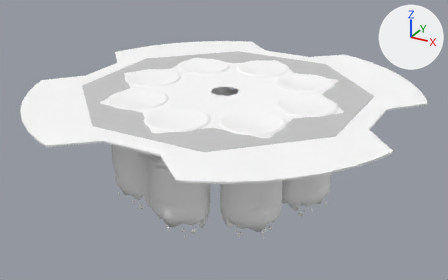
The FBX model Assets/Scene/Map01/bossfloor_obj_01.FBX, before and after one commit.
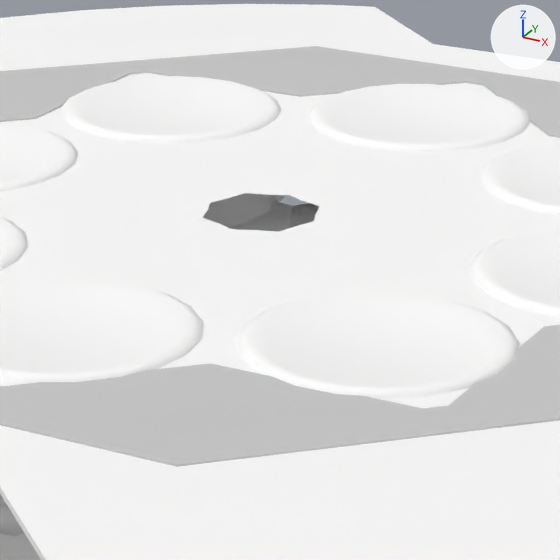
Old and new are each drawn whole from a 50 mm camera at (29.4, -53.6, 21.3) aimed at (-0.1, 0.1, -5.6) and again close up on the part from 36% to 66% of the width and 14% to 62% of the height. Every picture has the same lights, and +X, +Y and +Z are marked at upper right. Where no turn or scale is listed for an object, it has been applied to the vertices.

In view in the first close-up: 'Cylinder001', 'Cylinder009', 'bossfloor_obj', 'bossfloor_obj001', 'bossfloor_obj002', 'bossfloor_obj003', 'bossfloor_obj004', 'bossfloor_obj005', 'bossfloor_obj006', 'bossfloor_obj007', 'chilun001'.
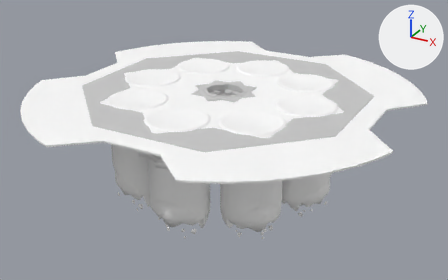
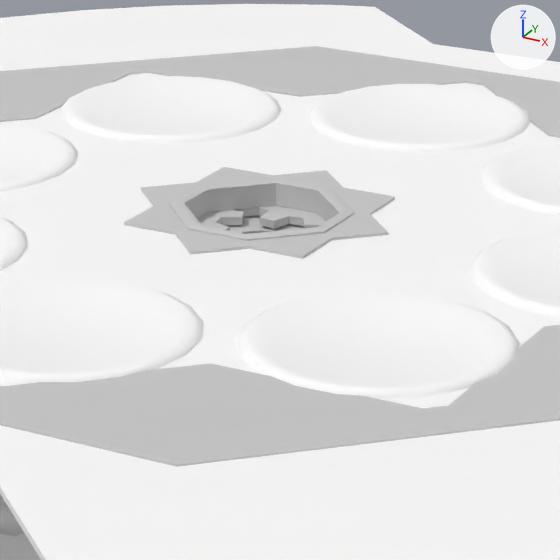
Where the change shows, as pixel boxes [x1, y1, x2, y2] in the close-ups (560 x 560 px; the box of a moved part takes in the faces that stretch with it):
'objpolySurface1181', added
    after: [124, 167, 395, 259]
part 1 of me_mesh_002, moved or reshaped
    both: [121, 164, 398, 262]

What changed in the scene script:
```text
Add mat_terracei:
    mat_terracei = principled_material('terracei')
    mat_terracei.base_color = (0.588, 0.588, 0.588)  # light grey #cacaca
    mat_terracei.roughness = 0.859
Change me_mesh_002:
    where me_mesh_002.from_pydata(...)  # 112 vertices, 160 faces; spans x -19.2..19.2, y -19.2..19.2, z -0.2..0.0
    used by ob_cylinder001; location = (0.0, 0.0, 0.0)
    me_mesh_002 part 1: all 16 vertices in x -1.5..1.5, y -1.5..1.5, z 0.0 are scaled about their middle by (1.89, 1.89, 1)
Add me_mesh_018:
    me_mesh_018.from_pydata(...)  # 598 vertices, 1136 faces; spans x -5.72..5.72, y -5.72..5.72, z -5.45..0.18
    me_mesh_018.materials.append(mat_terracei)  # its picture is missing
Add ob_objpolysurface1181:
    ob_objpolysurface1181 = bpy.data.objects.new('objpolySurface1181', me_mesh_018)
    ob_objpolysurface1181.location = (0.0, 0.0, 0.0)
```
